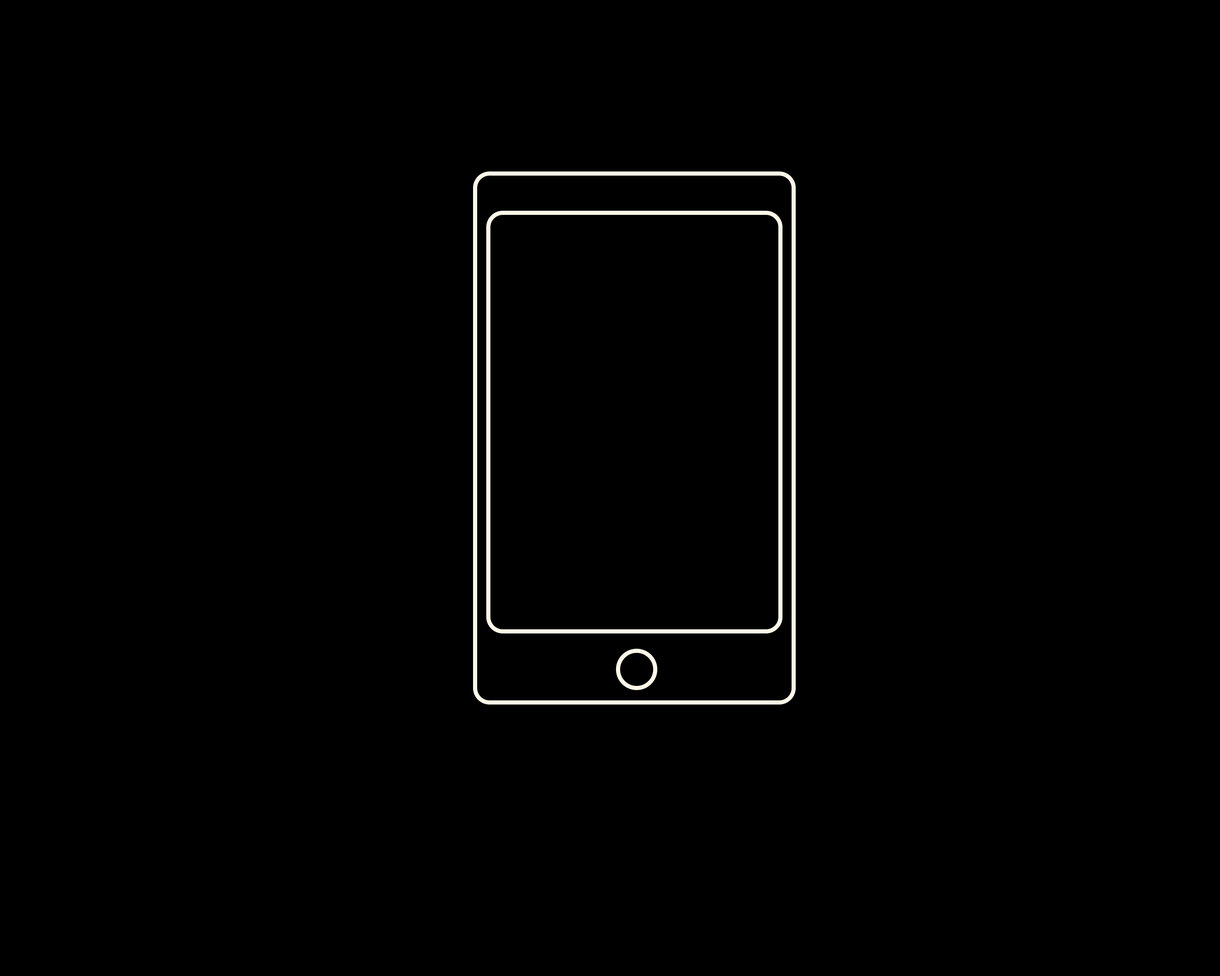
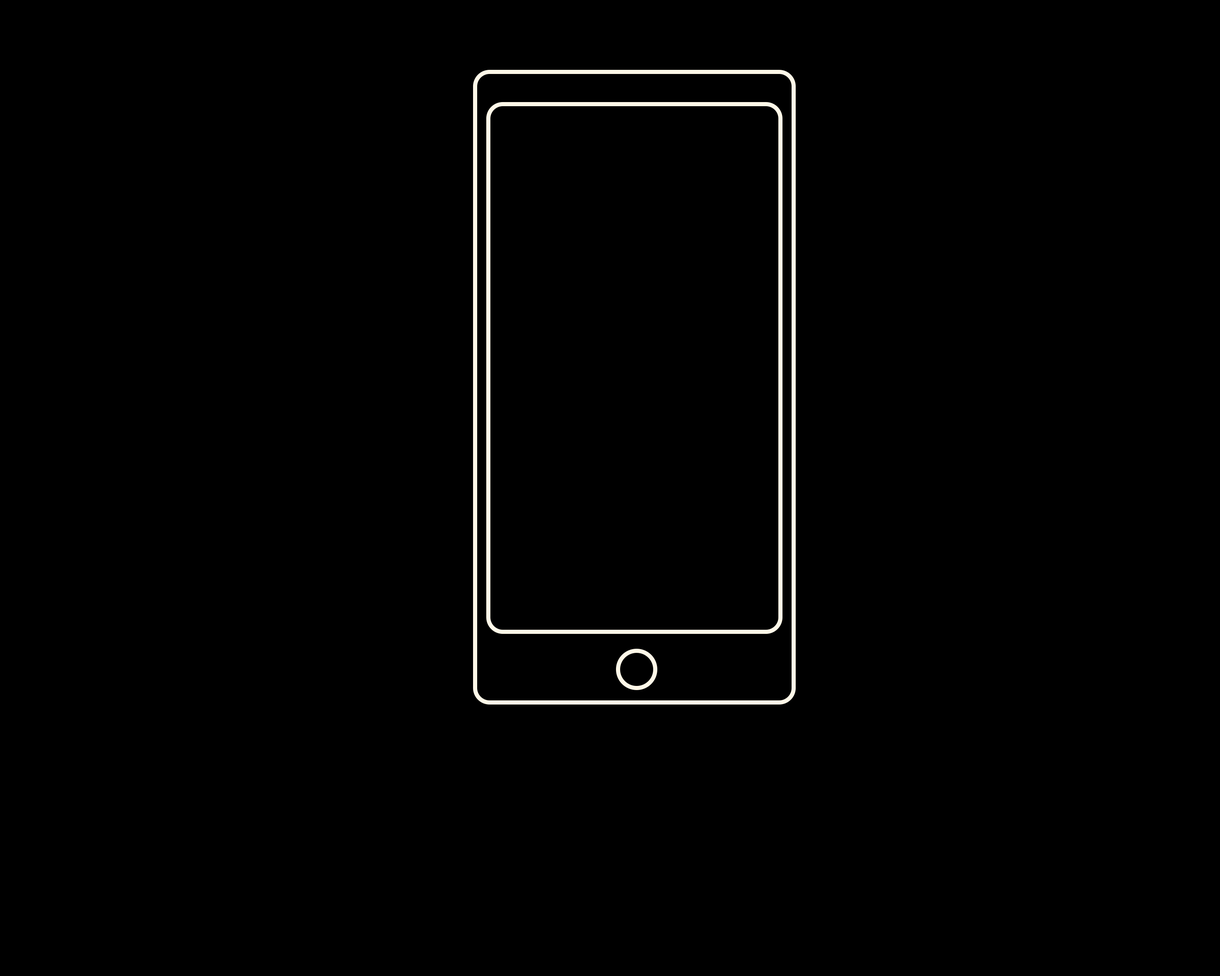
Comparing the layer stacks of the two 1220×976 images. Changes:
painted on "Rounded Rectangle 1 copy" over [486, 102, 783, 634]
painted on "Rounded Rectangle 1" over [473, 69, 796, 188]
